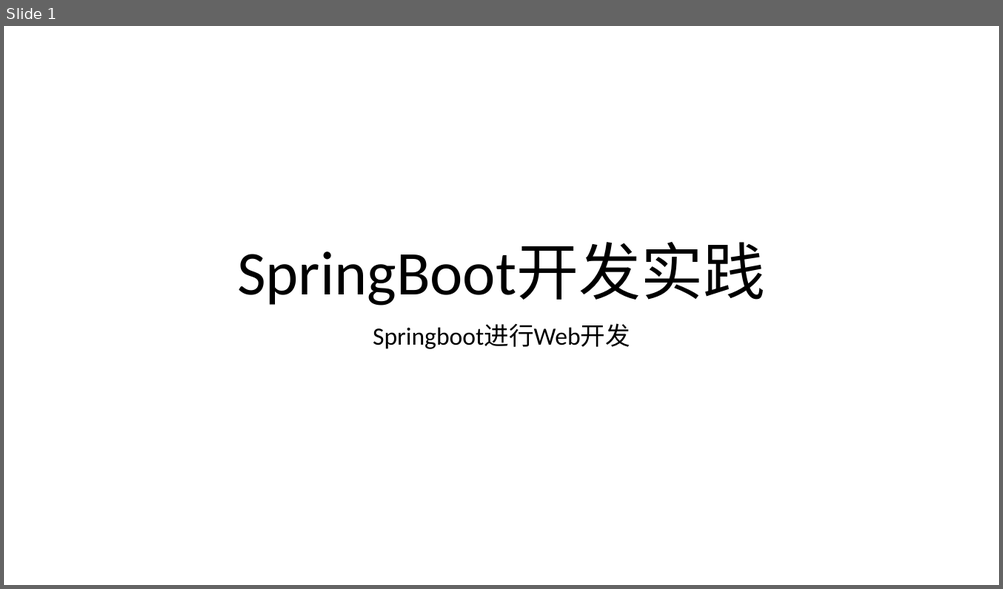
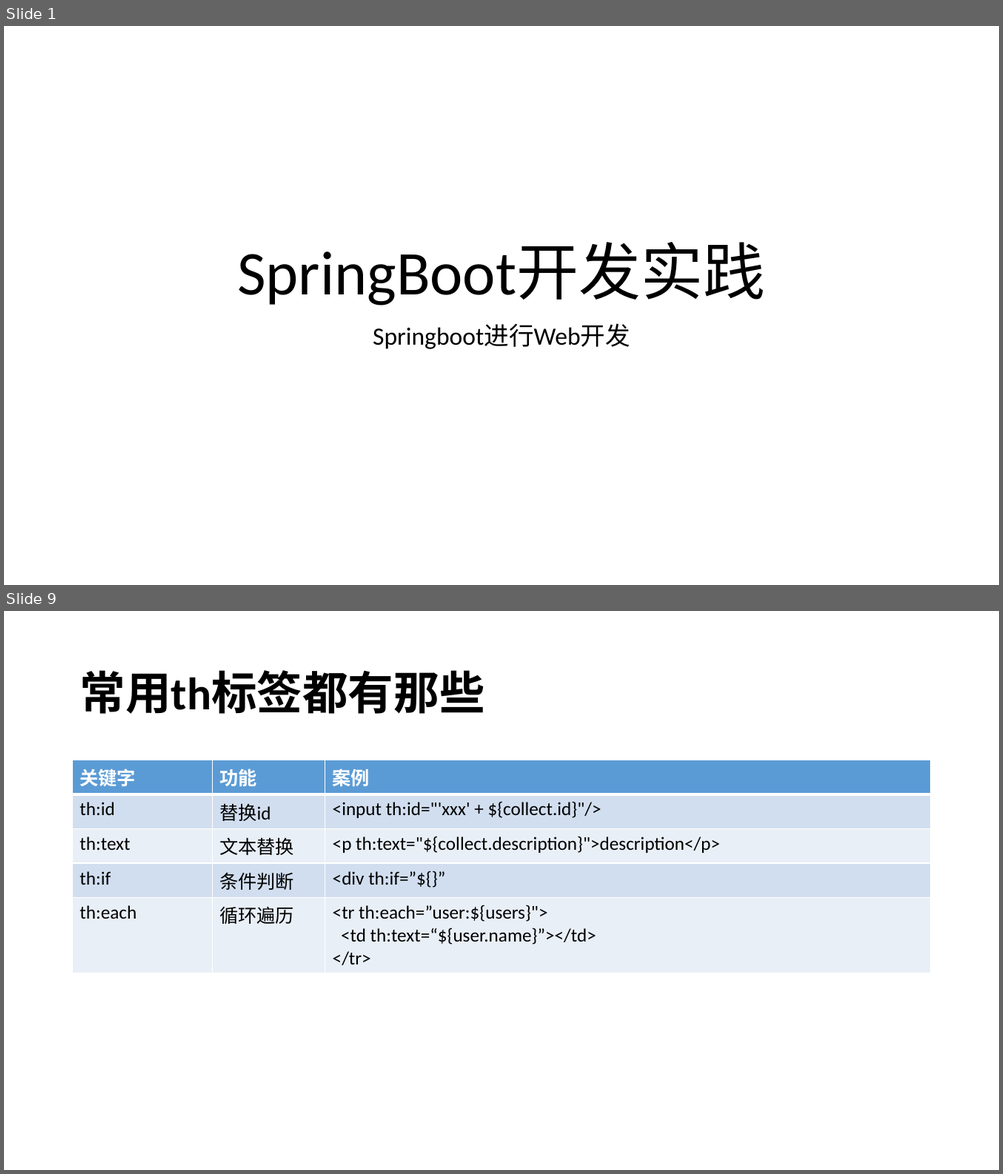
Before and after one commit to airuitian/MicroService, a slide deck: springboot/SpringBoot-4.pptx. Shown one above the other, each under a label of ours: slide 1 before the commit, slides 1 and 9 after it; the slides between them are not shown. The pictures are 1003x589 and 1003x1174 pixels, drawn with LibreOffice and Linux fonts; fonts in the diff are those of the drawing. Boxes give left, top, right and bottom in pixels: in the first picture for what was removed or moved away, otherwise in the second. Text is boxed around its words. In the diff, an @@ line names an element or a change of style, - is before the commit and + after.

```diff
--- a/springboot/SpringBoot-4.pptx
+++ b/springboot/SpringBoot-4.pptx
@@ slide 9 added at (x1=4, y1=611, x2=999, y2=1170), background #FFFFFF @@
@@ title added at (x1=79, y1=670, x2=484, y2=714), 44 pt, text #000000, bold @@
+常用th标签都有那些
@@ table added at (x1=73, y1=760, x2=930, y2=968), 5 rows, 3 columns @@
+关键字 | 功能 | 案例
+th:id | 替换id | <input th:id="'xxx' + ${collect.id}"/>
+th:text | 文本替换 | <p th:text="${collect.description}">description</p>
+th:if | 条件判断 | <div th:if=”${}”
+th:each | 循环遍历 | <tr th:each=”user:${users}"> / <td th:text=“${user.name}”></td> / </tr>
```
Also in this commit, not shown: 1 slide changed, 32 other slides added, 39 other files.
